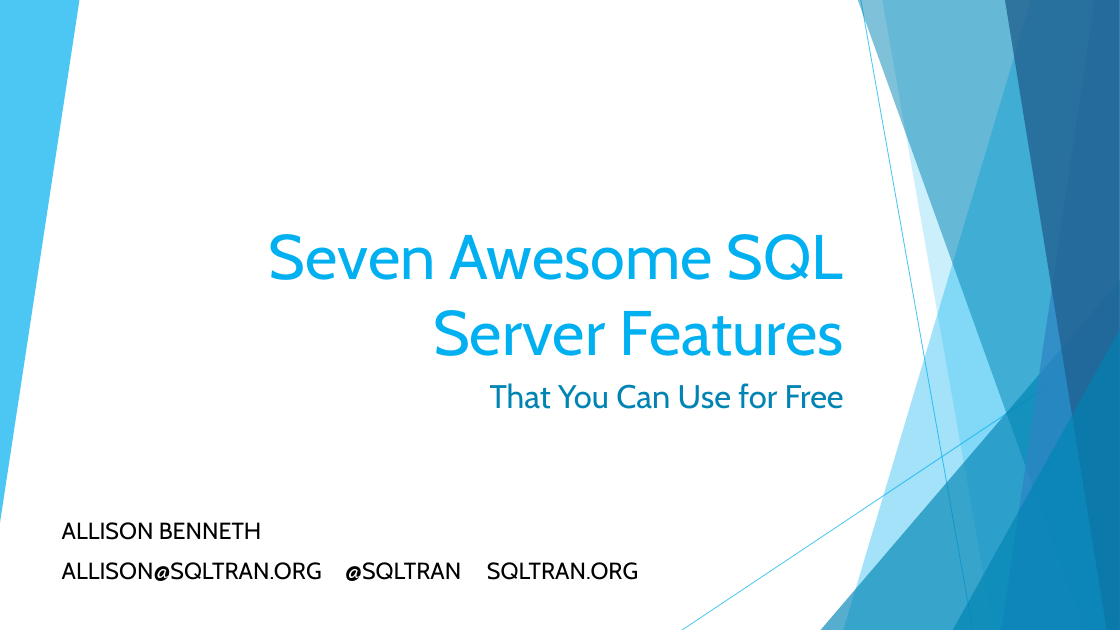
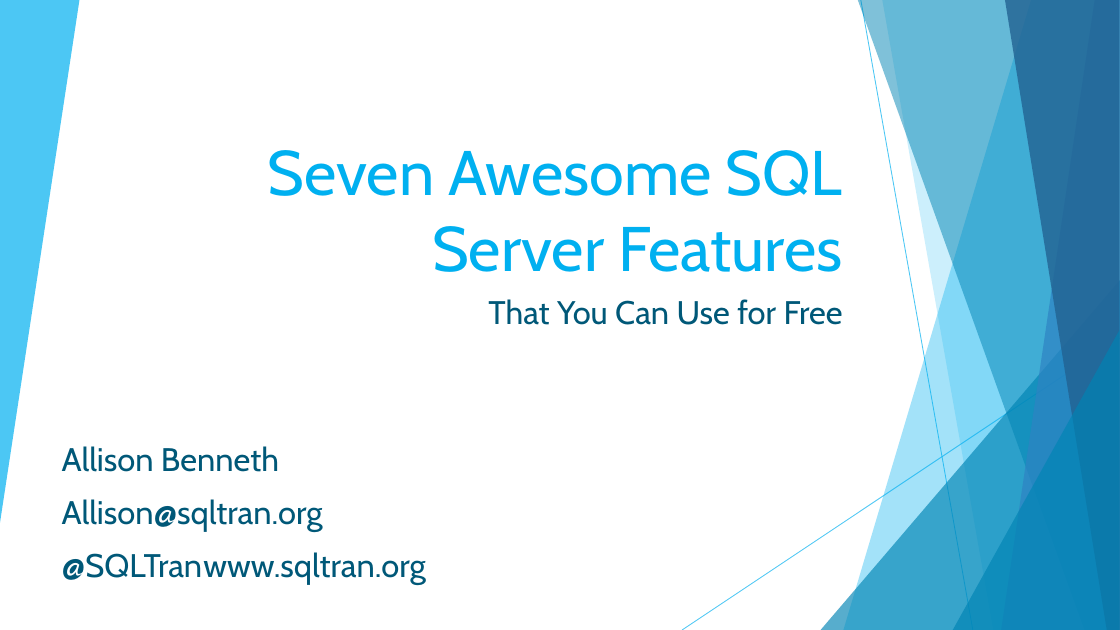
Before and after one commit to sqltran/SevenAwesomeSQLFeatures, a slide deck: slide 1 of AwesomeFreeSQLServerFeatures.pptx. Drawn at 1120x630 pixels with LibreOffice and Linux fonts; fonts in the diff are those of the drawing. Boxes give left, top, right and bottom in pixels: in the first picture for what was removed or moved away, otherwise in the second. Text is boxed around its words. In the diff, an @@ line names an element or a change of style, - is before the commit and + after.

Commit message:
Minor font tweaks.

```diff
--- a/AwesomeFreeSQLServerFeatures.pptx
+++ b/AwesomeFreeSQLServerFeatures.pptx
@@ title "Seven Awesome SQL Server Features": place and size @@
-title "Seven Awesome SQL Server Features" at <box>269,234,844,356</box>
+title "Seven Awesome SQL Server Features" at <box>268,150,843,272</box>
@@ subtitle "That You Can Use for ...": place and size @@
-subtitle "That You Can Use for ..." at <box>490,383,844,409</box>
+subtitle "That You Can Use for ..." at <box>488,299,843,325</box>
@@ subtitle "That You Can Use for ..." at <box>488,299,843,325</box>: text colour #0084B4 to #005878 @@
@@ text at <box>62,446,426,585</box>: text changed; size 20 to 28 pt; text colour #000000 to #005878 @@
-ALLISON BENNETH
-ALLISON@SQLTRAN.ORG @SQLTRAN SQLTRAN.ORG
+Allison Benneth
+Allison@sqltran.org
+@SQLTran www.sqltran.org
```
Also in this commit, not shown: 1 other slide changed.
